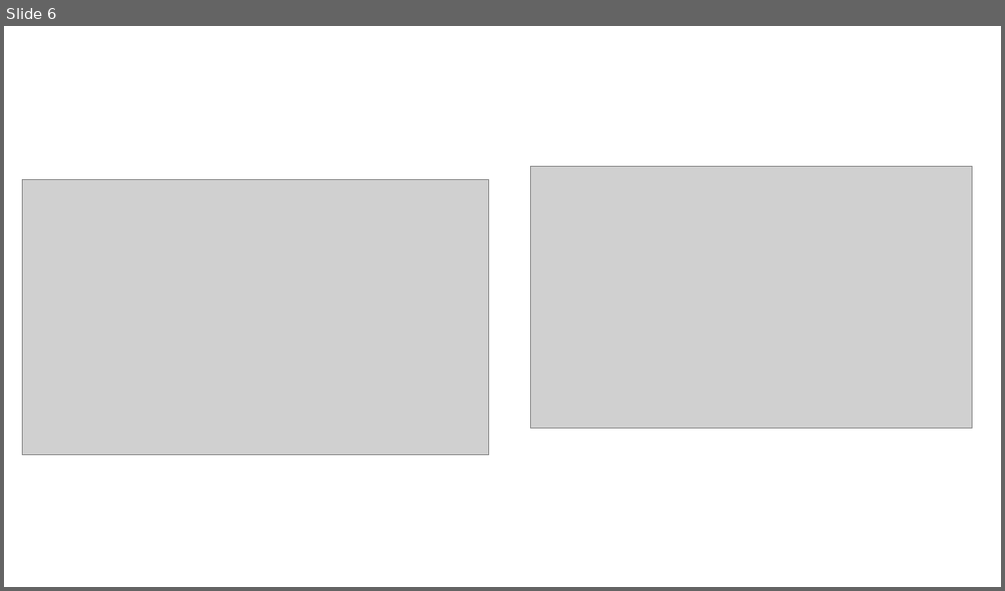
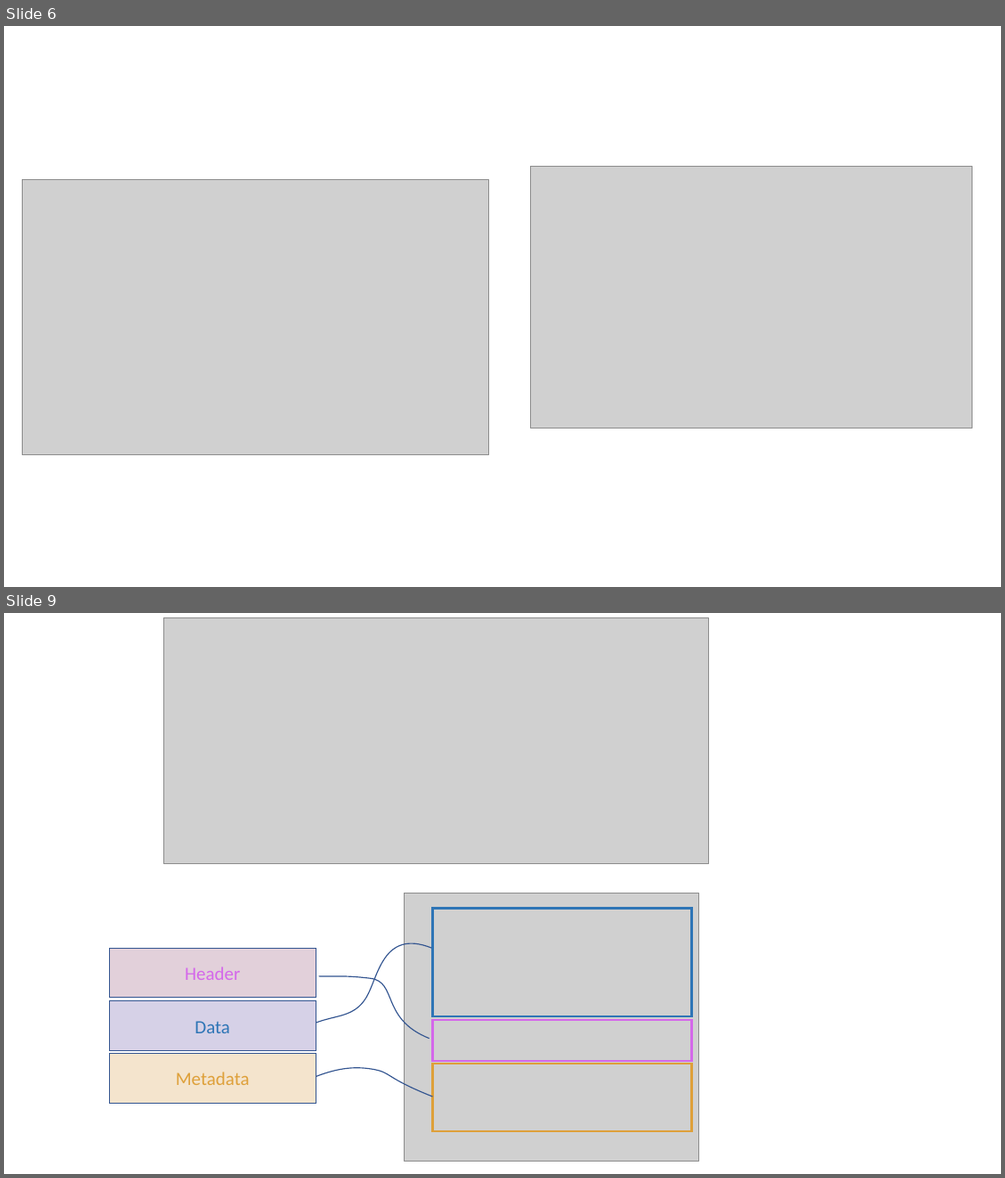
Before and after one commit to giumuniz/myApps, a slide deck: Docs/Figuras.pptx. Shown one above the other, each under a label of ours: slide 6 before the commit, slides 6 and 9 after it; the slides between them are not shown. The pictures are 1005x591 and 1005x1178 pixels, drawn with LibreOffice and Linux fonts; fonts in the diff are those of the drawing; grey boxes stand for pictures. Boxes give left, top, right and bottom in pixels: in the first picture for what was removed or moved away, otherwise in the second. Text is boxed around its words. In the diff, an @@ line names an element or a change of style, - is before the commit and + after.

```diff
--- a/Docs/Figuras.pptx
+++ b/Docs/Figuras.pptx
@@ slide 9 added at [4, 613, 1001, 1174], background #FFFFFF @@
@@ picture added at [163, 618, 708, 863] @@
@@ picture added at [404, 893, 699, 1161] @@
@@ rectangle added at [432, 908, 691, 1016], outline #2E75B6 2.25 pt @@
@@ rectangle added at [109, 948, 316, 997], fill #E2D0DA, outline #325491 1 pt, 18 pt, text #D468EA @@
+Header
@@ freeform shape added at [316, 943, 432, 1022], outline #325491 1 pt @@
@@ freeform shape added at [319, 976, 429, 1038], outline #325491 1 pt @@
@@ rectangle added at [109, 1001, 316, 1051], fill #D6D1E7, outline #325491 1 pt, 18 pt, text #2E75B6 @@
+Data
@@ rectangle added at [432, 1020, 691, 1061], outline #D468EA 2.25 pt @@
@@ rectangle added at [109, 1054, 316, 1103], fill #F4E4CD, outline #325491 1 pt, 18 pt, text #DEA03A @@
+Metadata
@@ rectangle added at [432, 1063, 691, 1131], outline #DEA03A 2.25 pt @@
@@ freeform shape added at [316, 1068, 432, 1096], outline #325491 1 pt @@
```
Also in this commit, not shown: 5 other slides added, 4 other files.
